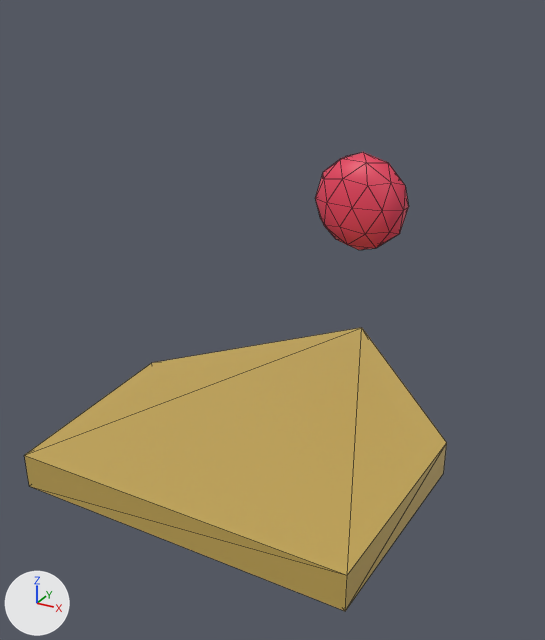
An edit to the glTF model assets/models/items/ankh_shield.glb, drawn before and after from the same camera.
One viewpoint serves both versions: a 50 mm lens placed at (0.279, -0.656, 0.356), pointed at (-0.002, -0.145, 0.1). Arrows for +X, +Y and +Z are at lower left; the lights stay in place. The older version comes first. Mesh edges are drawn as thin lines. Vertices at exactly the same position are counted once.

In view in the first picture: 'ankh_shield_v0'.
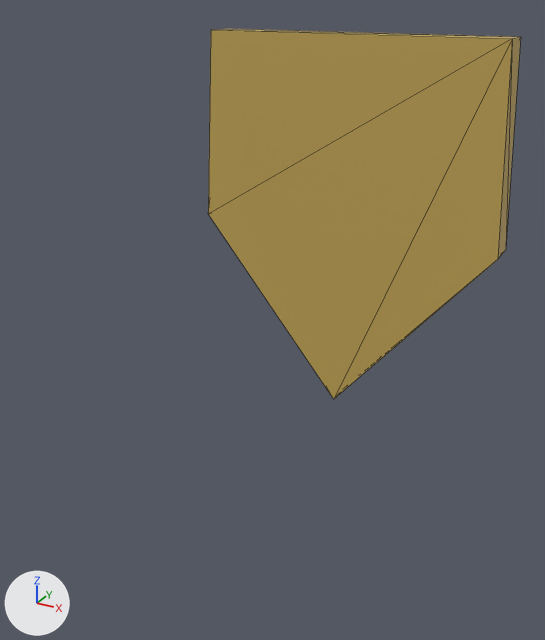
Changed parts and their boxes (x1, y1, x2, y2) in the pictures (545 x 640 px; the box of a moved part takes in the faces that stretch with it):
'ankh_shield_v0', reshaped (26% narrower, 19% shorter)
    before: (24, 152, 447, 611)
    after: (208, 29, 521, 399)
part 1 of me_ankh_shield_v0, moved or reshaped
    before: (24, 328, 447, 611)
    after: (208, 29, 521, 399)

Diff of the bpy script that builds the scene:
```diff
--- a/assets/models/items/ankh_shield.glb.py
+++ b/assets/models/items/ankh_shield.glb.py
@@ me_ankh_shield_v0 @@
 # used by ob_ankh_shield_v0; location = (0.0, 0.0, 0.0)
-me_ankh_shield_v0.from_pydata(...)  # 52 vertices, 96 faces; spans x -0.15..0.15, y -0.305..0.058, z -0.015..0.21
+me_ankh_shield_v0.from_pydata(...)  # 52 vertices, 96 faces; spans x -0.15..0.15, y -0.015..0.058, z -0.04..0.32
+# me_ankh_shield_v0 part 1: the loose piece of 10 vertices spanning x -0.15..0.15, y -0.305..0.055, z -0.015..0.015 is turned -90 degrees about the x axis through its middle, then moved by (0.0, 0.125, 0.14)
 me_ankh_shield_v0.materials.append(mat_prop_iron)
```
